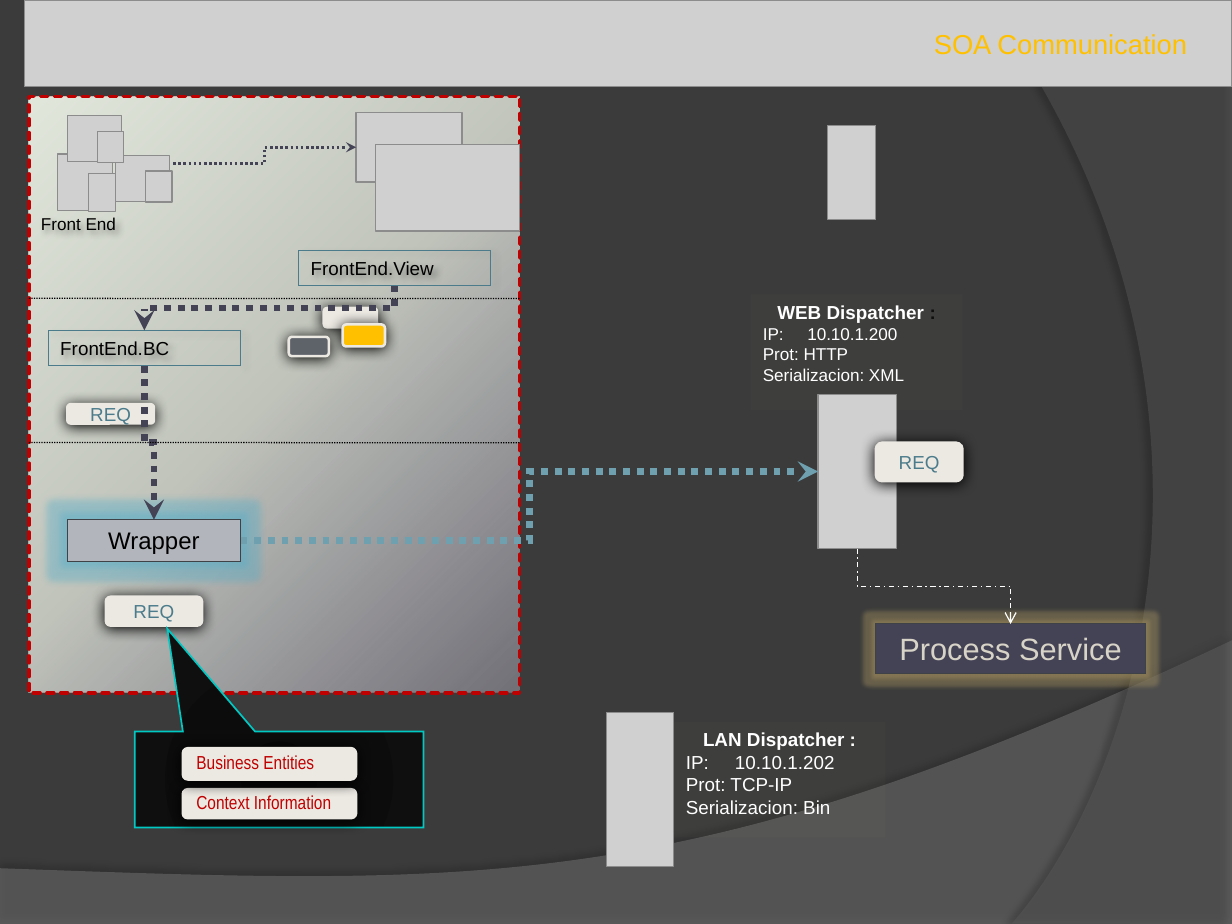
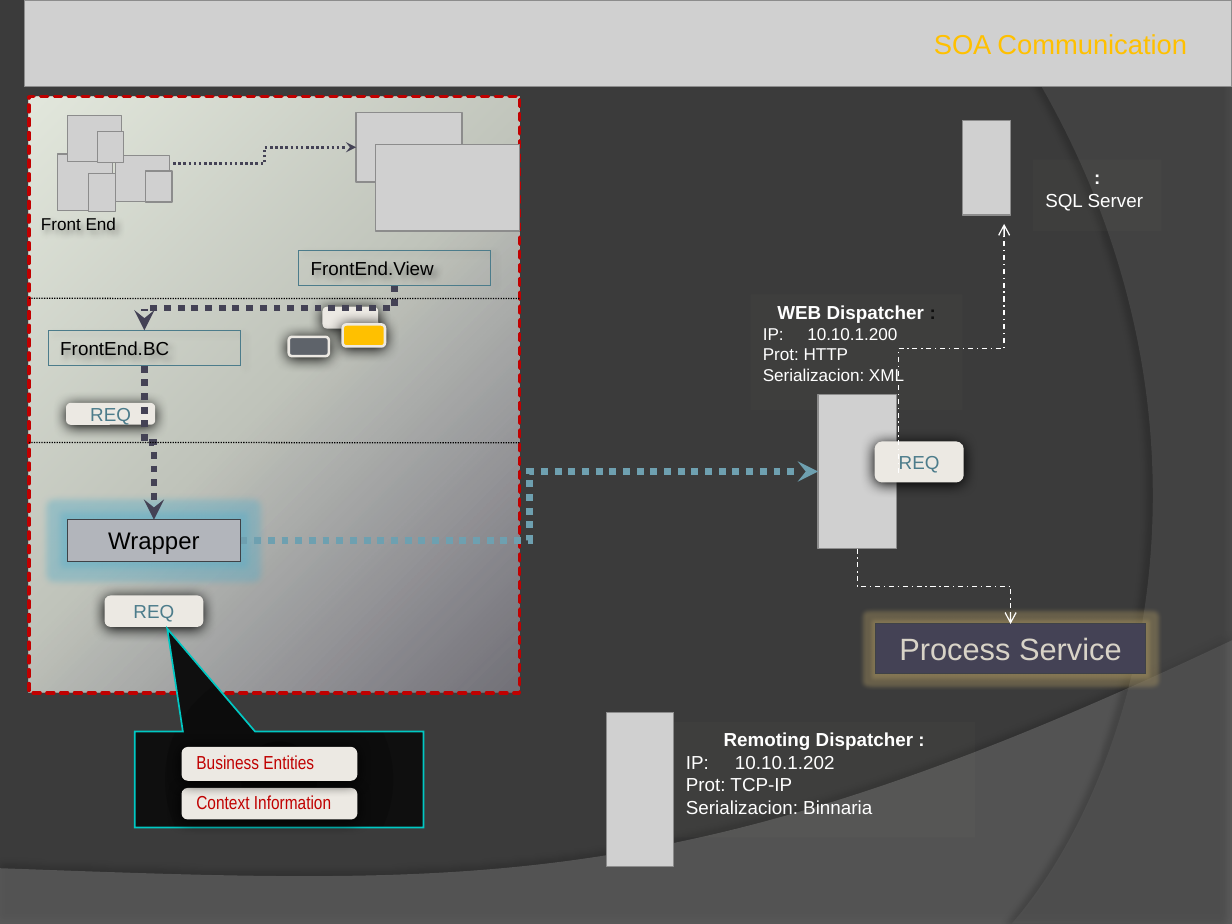
Before and after one commit to gpanayir/sffwk, a slide deck: slide 1 of Documents/SOACommunication.pptx. Drawn at 1232x924 pixels with LibreOffice and Linux fonts; fonts in the diff are those of the drawing; grey boxes stand for pictures. Boxes give left, top, right and bottom in pixels: in the first picture for what was removed or moved away, otherwise in the second. Text is boxed around its words. In the diff, an @@ line names an element or a change of style, - is before the commit and + after.

```diff
--- a/Documents/SOACommunication.pptx
+++ b/Documents/SOACommunication.pptx
@@ picture moved from (x1=828, y1=126, x2=876, y2=221) to (x1=962, y1=121, x2=1010, y2=216) @@
@@ text added at (x1=1045, y1=194, x2=1143, y2=211), 11 pt, text #FFFFFF @@
+:
+SQL Server
@@ elbow arrow added from (898, 473) to (1004, 224), #FFFFFF 0.75 pt dashed @@
@@ text at (x1=724, y1=732, x2=913, y2=750): text changed @@
-LAN Dispatcher :
+Remoting Dispatcher :
@@ text at (x1=686, y1=800, x2=872, y2=814): text changed @@
-Serializacion: Bin
+Serializacion: Binnaria
```
Also in this commit, not shown: 1 slide added, 1 other file.
